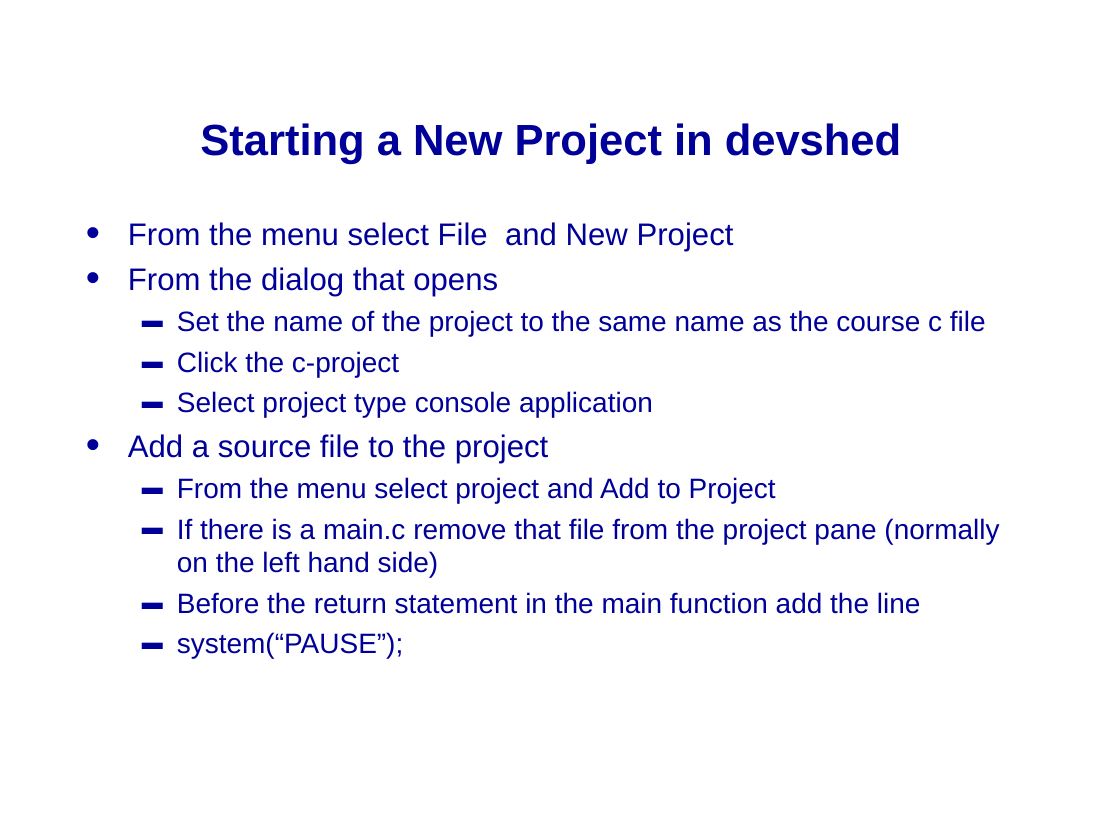
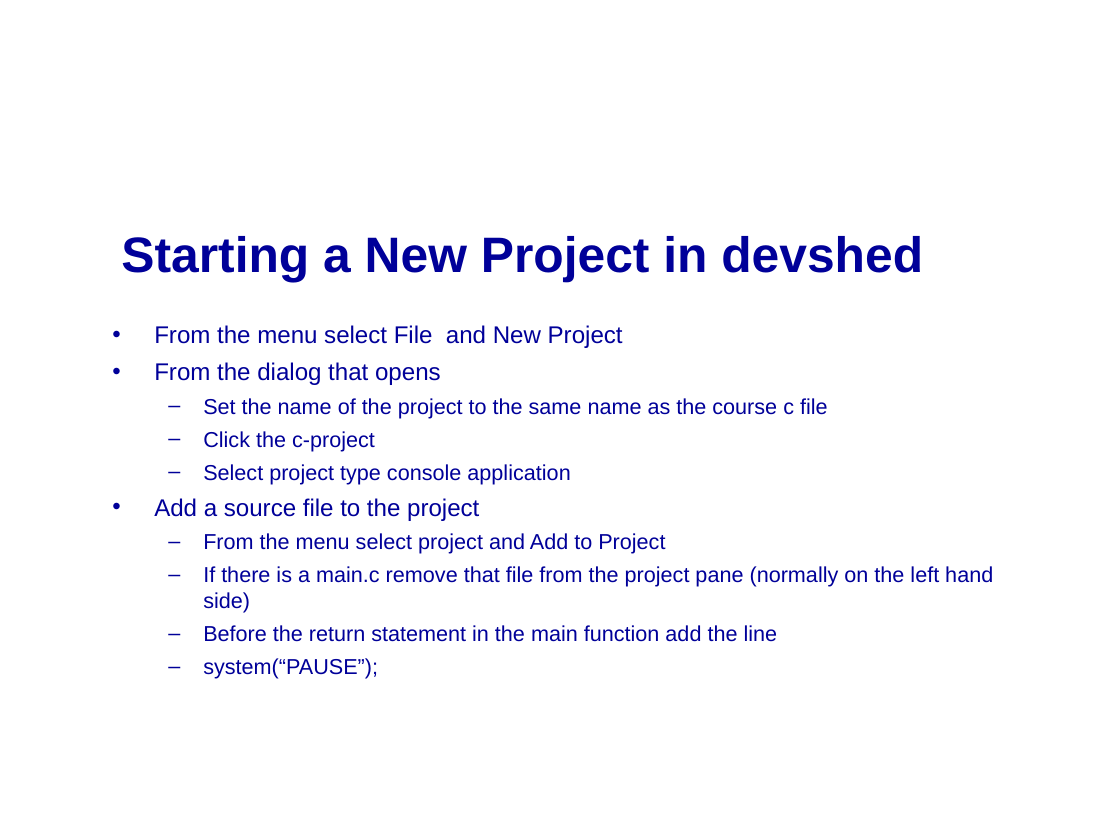
Before and after one commit to mikeg64/iome, a slide deck: slide 36 of src/examples/course/c/presentation/IntrotoC1.ppt. Drawn at 1120x840 pixels with LibreOffice and Linux fonts; fonts in the diff are those of the drawing; background and template pictures are left out. Boxes give left, top, right and bottom in pixels: in the first picture for what was removed or moved away, otherwise in the second. Text is boxed around its words. In the diff, an @@ line names an element or a change of style, - is before the commit and + after.

```diff
--- a/src/examples/course/c/presentation/IntrotoC1.ppt
+++ b/src/examples/course/c/presentation/IntrotoC1.ppt
@@ title "Starting a New Project in ...": place and size @@
-title "Starting a New Project in ..." at [200, 123, 902, 164]
+title "Starting a New Project in ..." at [121, 236, 923, 282]
@@ title "Starting a New Project in ..." at [121, 236, 923, 282]: size 28 to 32 pt; alignment centre to left @@
@@ text "From the menu select File ...": place and size @@
-text "From the menu select File ..." at [128, 222, 999, 658]
+text "From the menu select File ..." at [154, 325, 993, 679]
@@ text "From the menu select File ..." at [154, 325, 993, 679]: size 20 to 15.5 pt in "From the menu select File and New ...", "From the dialog that opens", "Add a source file to the project"; size 18 to 13.9 pt in "Set the name of the project to ...", "Click the c-project", "Select project type console application", "From the menu select project and Add ..." and 3 more places; bullet ▬ to – @@
```
Also in this commit, not shown: 23 other slides changed, 6 other files.
